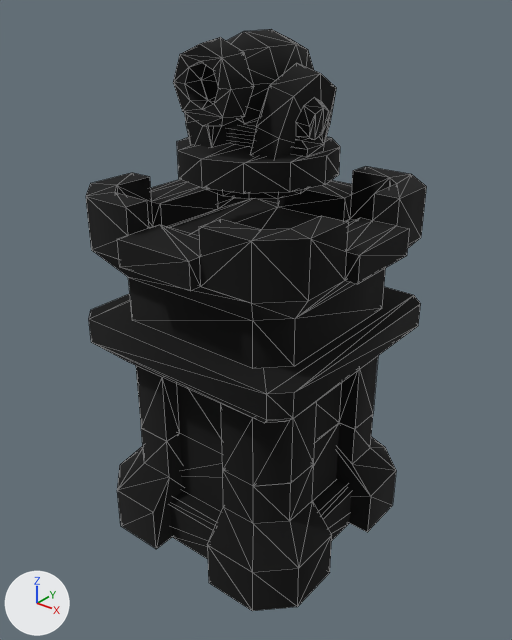
Two versions of the glTF model packages/client/public/models/tower-3-2.glb, one commit apart.
One viewpoint serves both versions: a camera (50 mm lens) standing at (2.55, -3.2, 3.46) and looking at (0.02, -0.04, 1.5). Arrows for +X, +Y and +Z are at lower left; the lights stay in place. The first picture is the older version. Mesh edges are drawn as thin lines. Vertices at exactly the same position are counted once.

The first picture shows 'tower:3-2'.
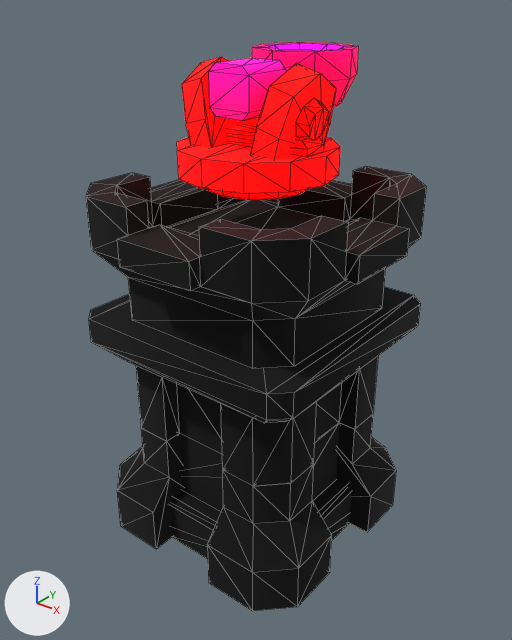
Diff of the bpy script that builds the scene:
```diff
--- a/packages/client/public/models/tower-3-2.glb.py
+++ b/packages/client/public/models/tower-3-2.glb.py
@@ me_tower_3_2 @@
 # used by ob_tower_3_2; location = (0.0, 0.0, 0.0)
-me_tower_3_2.from_pydata(...)  # 493 vertices, 902 faces; spans x -0.87..0.87, y -0.87..0.87, z 0.0..3.2
+me_tower_3_2.from_pydata(...)  # 493 vertices, 894 faces; spans x -0.87..0.87, y -0.87..0.87, z 0.0..3.09
+# me_tower_3_2 part 1: a new loose piece of 40 vertices spanning x -0.31..0.31, y 0.14..0.77, z 2.77..3.09, in mat_mat
+# me_tower_3_2 part 2: a new loose piece of 16 vertices spanning x -0.14..0.14, y -0.24..0.07, z 2.77..3.05, in mat_mat
+# me_tower_3_2 part 3: the loose piece of 32 vertices spanning x -0.22..0.22, y -0.45..-0.3, z 2.74..3.18 is deleted
+# me_tower_3_2 part 4
+# 32 vertices are removed from x -0.24..0.24, y -0.3..0.3, z 2.73..3.2
+# 54 faces are deleted
+# 8 vertices are added at x -0.1..0.1, y -0.22..0.24, z 2.81..3.01
+# 12 new faces join them
+# me_tower_3_2 part 5: 198 kept faces spanning x -0.47..0.47, y -0.47..0.47, z 2.36..3.05 get new vertex colours; the middle colour goes from black #000000 to red #ff0000
 me_tower_3_2.materials.append(mat_mat)
```

What differs and where, as boxes (x1, y1, x2, y2) in the pictures (512 x 640 px):
'tower:3-2', reshaped
    before: (86, 29, 426, 611)
    after: (86, 42, 426, 611)
part 1 of me_tower_3_2, added
    after: (252, 42, 358, 107)
part 2 of me_tower_3_2, added
    after: (209, 58, 286, 121)
part 3 of me_tower_3_2, deleted
    before: (173, 37, 254, 126)
part 4 of me_tower_3_2, cut back (mostly hidden afterwards)
    before: (227, 29, 314, 123)
    after: (285, 67, 291, 71)
part 5 of me_tower_3_2, recoloured (black to red)
    both: (177, 63, 340, 199)
